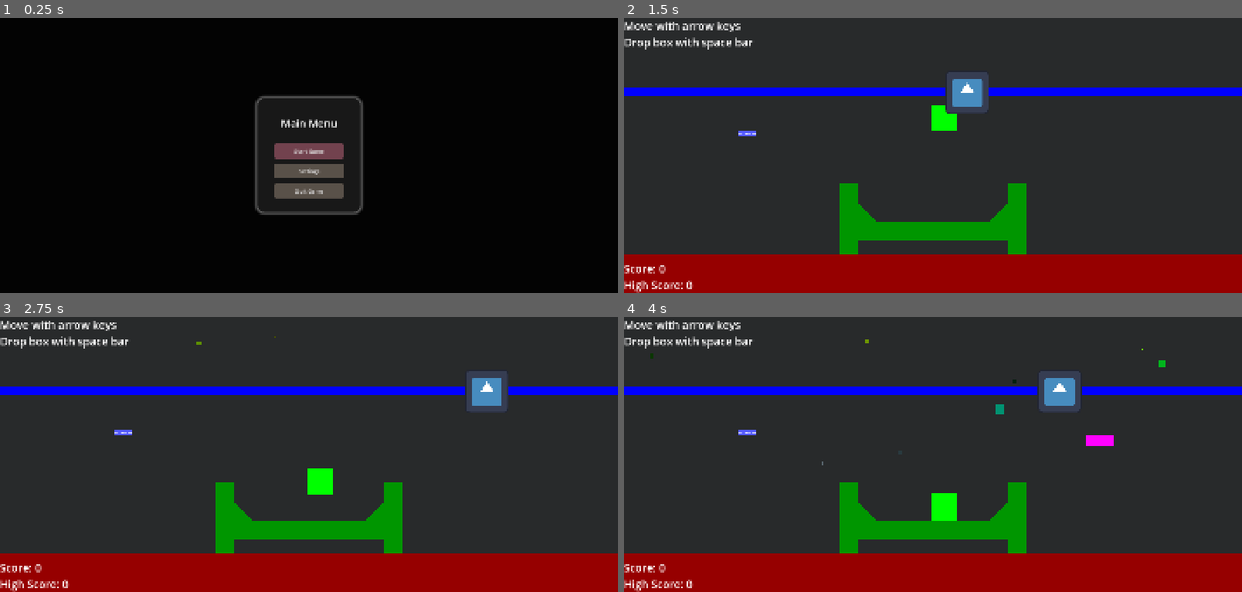
Above: before the commit, frames 1-4 (two rows, left to right).
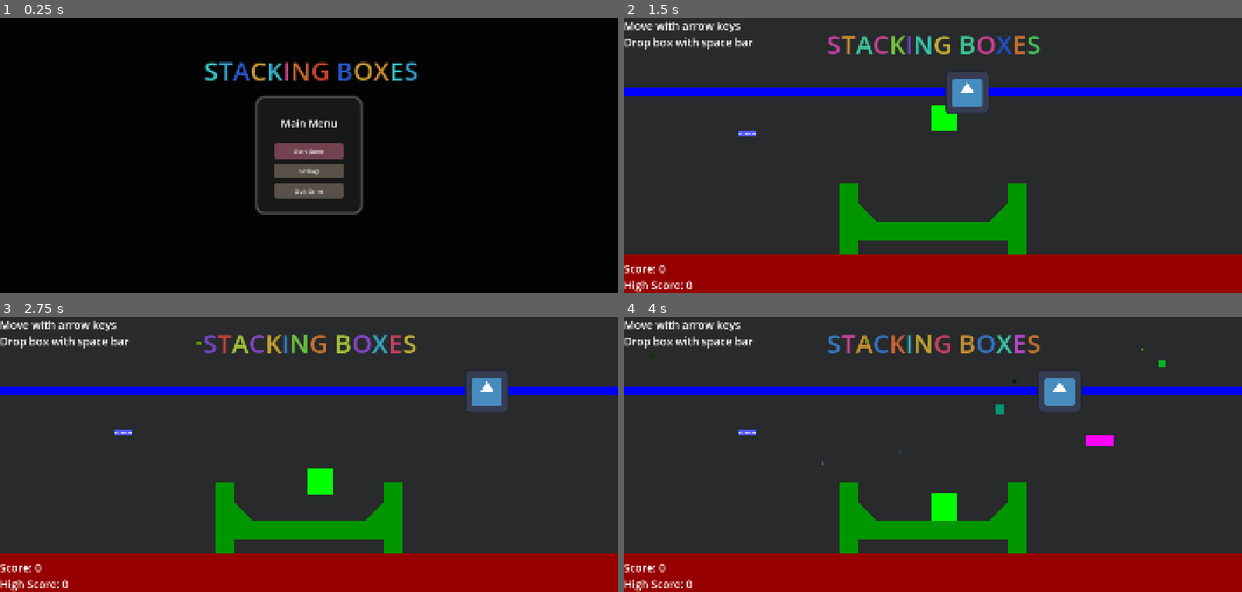
Above: after the commit, the same moments.

Repository: Bropi/StackingBoxes
Game: Godot game, scene res://src/main/main.tscn
Two runs of this game, one before a commit and one after it. Both use one fixed random seed, a clock stepped at 60 frames per second and the inputs below. The engine's default icon, where the game draws it, is replaced by a stand-in: a white triangle on a blue panel in a dark square.
Inputs (mouse positions are in pixels of both pictures, inside the frame that each line leads up to):
- Up to frame 1 (0.25 s): no input
- Up to frame 2 (1.5 s): click "Start Game" at 0.5 s; move the mouse to (1068, 141) at 1.27 s; hold D (move_right) from 1.28 s (still down); tap Space (drop_box) at 1.35 s
- Up to frame 3 (2.75 s): keep holding D (move_right); move the mouse to (185, 468) at 2.02 s; tap Space (drop_box) at 2.1 s
- Up to frame 4 (4 s): move the mouse to (994, 394) at 2.77 s; release D (move_right) at 2.78 s; hold A (move_left) 2.78-3.53 s; tap Space (drop_box) at 2.85, 3.6 s; move the mouse to (902, 509) at 3.52 s; hold D (move_right) from 3.53 s (still down)

The runs differ from the first frame. In frame 1, 1.1% of the frame differs, in the area x 33-68%, y 15-23%; in frame 2, 1.1%; in frame 3, 1.1%, in the area x 32-68%, y 6-14%; in frame 4, 1.1%.

Commit message:
Added title
with rich text

Diff:
--- a/src/levels/level.tscn
+++ b/src/levels/level.tscn
@@ -92,6 +92,27 @@
 position_smoothing_enabled = true
 target = NodePath("../Player")
 
+[node name="MarginContainer" type="MarginContainer" parent="Camera2D"]
+custom_minimum_size = Vector2(0, 100)
+anchors_preset = 8
+anchor_left = 0.5
+anchor_top = 0.5
+anchor_right = 0.5
+anchor_bottom = 0.5
+offset_left = -328.0
+offset_top = -376.0
+offset_right = 322.0
+offset_bottom = -226.0
+grow_horizontal = 2
+grow_vertical = 2
+
+[node name="RichTextLabel" type="RichTextLabel" parent="Camera2D/MarginContainer"]
+layout_mode = 2
+theme_override_font_sizes/normal_font_size = 75
+bbcode_enabled = true
+text = "[rainbow freq=1.0 sat=0.8 val=0.8pulse freq=1.5][shake rate=20.0 level=5 connected=1] STACKING BOXES"
+vertical_alignment = 3
+
 [node name="CanvasLayer" type="CanvasLayer" parent="."]
 
 [node name="Label" type="Label" parent="CanvasLayer"]
--- a/src/ui/start_game_menu.tscn
+++ b/src/ui/start_game_menu.tscn
@@ -125,6 +125,28 @@
 transition_type = 10
 metadata/_custom_type_script = "uid://ikwn3mhw0jte"
 
+[node name="MarginContainer" type="MarginContainer" parent="."]
+custom_minimum_size = Vector2(0, 100)
+layout_mode = 1
+anchors_preset = 8
+anchor_left = 0.5
+anchor_top = 0.5
+anchor_right = 0.5
+anchor_bottom = 0.5
+offset_left = -324.0
+offset_top = -299.0
+offset_right = 326.0
+offset_bottom = -149.0
+grow_horizontal = 2
+grow_vertical = 2
+
+[node name="RichTextLabel" type="RichTextLabel" parent="MarginContainer"]
+layout_mode = 2
+theme_override_font_sizes/normal_font_size = 75
+bbcode_enabled = true
+text = "[rainbow freq=1.0 sat=0.8 val=0.8pulse freq=2.5][shake rate=20.0 level=5 connected=1] STACKING BOXES"
+vertical_alignment = 3
+
 [connection signal="pressed" from="CenterContainer/PanelContainer/VBoxContainer/StartGameButton" to="." method="_on_start_game_button_pressed"]
 [connection signal="pressed" from="CenterContainer/PanelContainer/VBoxContainer/SettingsButton" to="." method="_on_settings_button_pressed"]
 [connection signal="pressed" from="CenterContainer/PanelContainer/VBoxContainer/QuitGameButton" to="." method="_on_quit_game_button_pressed"]
